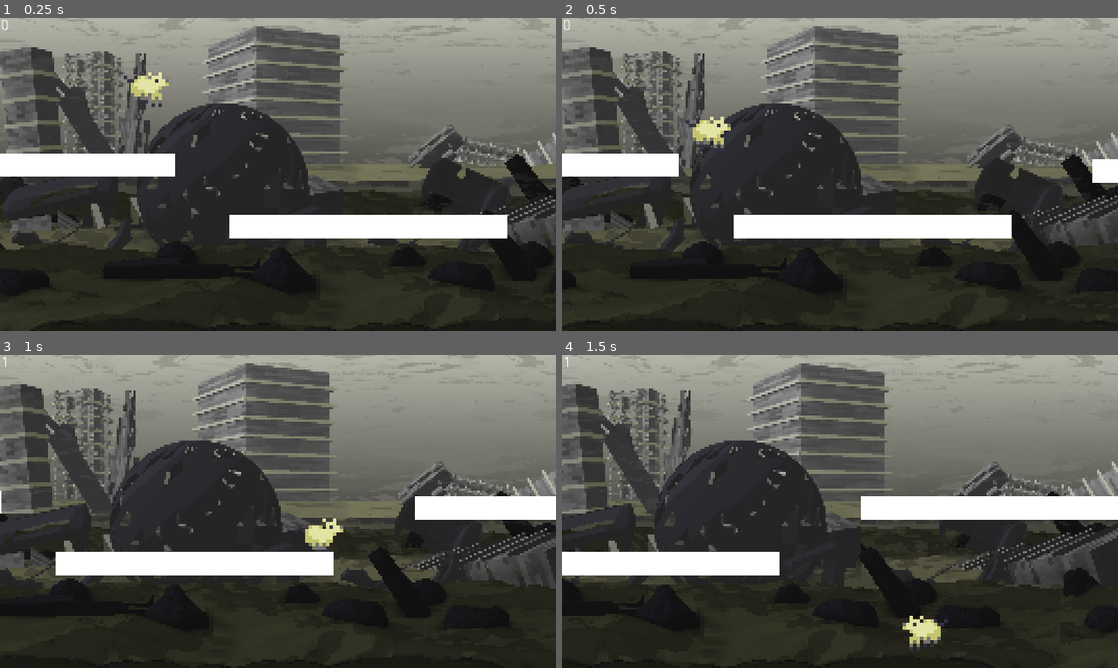
Above: before the commit, frames 1-4 (two rows, left to right).
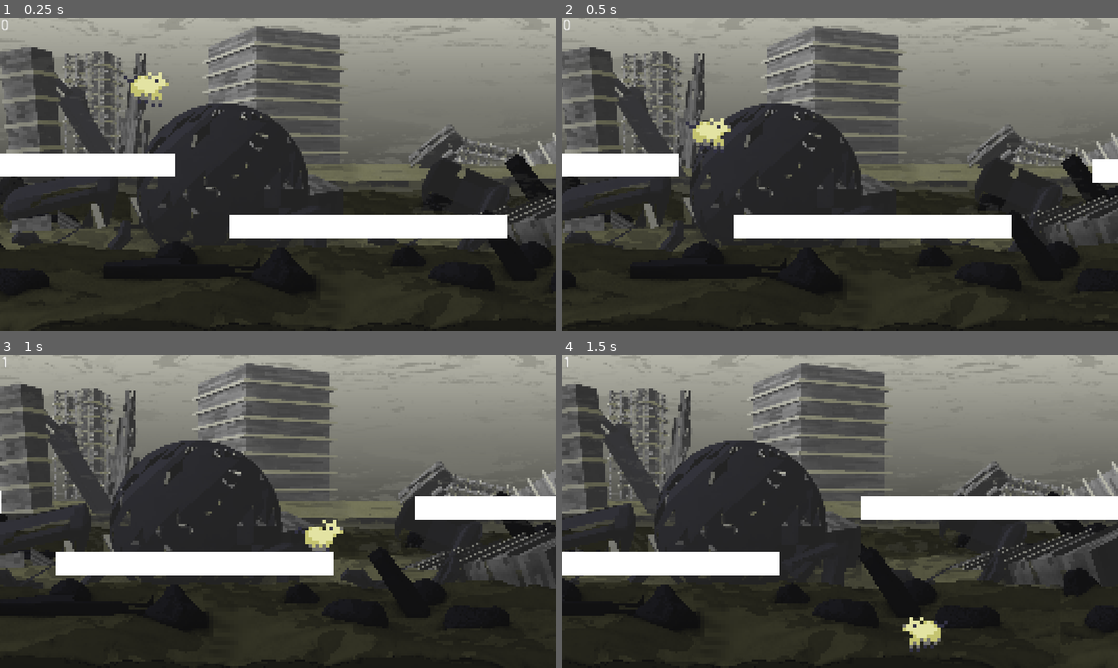
Above: after the commit, the same moments.

Repository: ginestopo/Endless-Runner
Game: Godot game, scene res://scenes/world/world.tscn
The game is run twice, just before and just after one commit, with the same random seed, the same clock (stepped at 60 frames per second) and the same inputs. This scene is started directly instead of the project's main scene.
Inputs:
- Up to frame 1 (0.25 s): no input
- Up to frame 2 (0.5 s): no input
- Up to frame 3 (1 s): hold D (right) from 0.53 s (still down)
- Up to frame 4 (1.5 s): release D (right) at 1.28 s; hold A (left) from 1.28 s (still down)

Frame 1 is identical in both runs. In frame 2, 0.1% of the frame differs, in the area x 22-31%, y 31-42%; in frame 3, 0.1%; in frame 4, 0.2%, in the area x 61-70%, y 83-95%.

Commit message:
Enemy animations added

Diff:
--- a/project.godot
+++ b/project.godot
@@ -29,6 +29,29 @@
 window/dpi/allow_hidpi=true
 window/stretch/mode="2d"
 window/stretch/aspect="keep"
+
+[importer_defaults]
+
+texture={
+"compress/bptc_ldr": 0,
+"compress/hdr_mode": 0,
+"compress/lossy_quality": 0.7,
+"compress/mode": 0,
+"compress/normal_map": 0,
+"detect_3d": true,
+"flags/anisotropic": false,
+"flags/filter": false,
+"flags/mipmaps": false,
+"flags/repeat": 0,
+"flags/srgb": 2,
+"process/HDR_as_SRGB": false,
+"process/fix_alpha_border": true,
+"process/invert_color": false,
+"process/premult_alpha": false,
+"size_limit": 0,
+"stream": false,
+"svg/scale": 1.0
+}
 
 [input]
 
--- /dev/null
+++ b/scenes/enemy/animation_test.tscn
@@ -0,0 +1,19 @@
+[gd_scene load_steps=4 format=2]
+
+[ext_resource path="res://scenes/enemy/enemy_1.tscn" type="PackedScene" id=1]
+[ext_resource path="res://scenes/enemy/enemy_3.tscn" type="PackedScene" id=2]
+[ext_resource path="res://scenes/enemy/enemy_2.tscn" type="PackedScene" id=3]
+
+[node name="Node2D" type="Node2D"]
+
+[node name="enemy_1" parent="." instance=ExtResource( 1 )]
+position = Vector2( 64, 64 )
+scale = Vector2( 4, 4 )
+
+[node name="enemy_2" parent="." instance=ExtResource( 3 )]
+position = Vector2( 192, 64 )
+scale = Vector2( 4, 4 )
+
+[node name="enemy_3" parent="." instance=ExtResource( 2 )]
+position = Vector2( 320, 64 )
+scale = Vector2( 4, 4 )
--- /dev/null
+++ b/scenes/enemy/enemy_1.tscn
@@ -0,0 +1,32 @@
+[gd_scene load_steps=3 format=2]
+
+[ext_resource path="res://resources/pixel art/enemy/enemy_1_sheet.png" type="Texture" id=1]
+
+[sub_resource type="Animation" id=1]
+resource_name = "idle"
+length = 0.8
+loop = true
+tracks/0/type = "value"
+tracks/0/path = NodePath("Sprite:frame")
+tracks/0/interp = 1
+tracks/0/loop_wrap = true
+tracks/0/imported = false
+tracks/0/enabled = true
+tracks/0/keys = {
+"times": PoolRealArray( 0, 0.1, 0.2, 0.3, 0.4, 0.5, 0.6, 0.7 ),
+"transitions": PoolRealArray( 1, 1, 1, 1, 1, 1, 1, 1 ),
+"update": 1,
+"values": [ 0, 1, 2, 3, 4, 5, 6, 7 ]
+}
+
+[node name="enemy_1" type="Node2D"]
+
+[node name="Sprite" type="Sprite" parent="."]
+texture = ExtResource( 1 )
+hframes = 8
+vframes = 8
+frame = 3
+
+[node name="AnimationPlayer" type="AnimationPlayer" parent="."]
+autoplay = "idle"
+anims/idle = SubResource( 1 )
--- /dev/null
+++ b/scenes/enemy/enemy_2.tscn
@@ -0,0 +1,32 @@
+[gd_scene load_steps=3 format=2]
+
+[ext_resource path="res://resources/pixel art/enemy/enemy_2_sheet.png" type="Texture" id=1]
+
+[sub_resource type="Animation" id=1]
+resource_name = "idle"
+length = 0.4
+loop = true
+tracks/0/type = "value"
+tracks/0/path = NodePath("Sprite:frame")
+tracks/0/interp = 1
+tracks/0/loop_wrap = true
+tracks/0/imported = false
+tracks/0/enabled = true
+tracks/0/keys = {
+"times": PoolRealArray( 0, 0.1, 0.2, 0.3 ),
+"transitions": PoolRealArray( 1, 1, 1, 1 ),
+"update": 1,
+"values": [ 0, 1, 2, 3 ]
+}
+
+[node name="enemy_2" type="Node2D"]
+
+[node name="Sprite" type="Sprite" parent="."]
+texture = ExtResource( 1 )
+hframes = 4
+vframes = 4
+frame = 3
+
+[node name="AnimationPlayer" type="AnimationPlayer" parent="."]
+autoplay = "idle"
+anims/idle = SubResource( 1 )
--- /dev/null
+++ b/scenes/enemy/enemy_3.tscn
@@ -0,0 +1,32 @@
+[gd_scene load_steps=3 format=2]
+
+[ext_resource path="res://resources/pixel art/enemy/enemy_3_sheet.png" type="Texture" id=1]
+
+[sub_resource type="Animation" id=1]
+resource_name = "idle"
+length = 0.3
+loop = true
+tracks/0/type = "value"
+tracks/0/path = NodePath("Sprite:frame")
+tracks/0/interp = 1
+tracks/0/loop_wrap = true
+tracks/0/imported = false
+tracks/0/enabled = true
+tracks/0/keys = {
+"times": PoolRealArray( 0, 0.1, 0.2 ),
+"transitions": PoolRealArray( 1, 1, 1 ),
+"update": 1,
+"values": [ 0, 1, 2 ]
+}
+
+[node name="enemy_3" type="Node2D"]
+
+[node name="Sprite" type="Sprite" parent="."]
+texture = ExtResource( 1 )
+hframes = 4
+vframes = 4
+frame = 2
+
+[node name="AnimationPlayer" type="AnimationPlayer" parent="."]
+autoplay = "idle"
+anims/idle = SubResource( 1 )
--- a/scenes/player/dog.tscn
+++ b/scenes/player/dog.tscn
@@ -4,7 +4,7 @@
 [ext_resource path="res://scenes/player/dog.gd" type="Script" id=2]
 
 [sub_resource type="CapsuleShape2D" id=1]
-radius = 3.66667
+radius = 3.33333
 height = 3.33333
 
 [sub_resource type="Animation" id=2]
Binary file added: resources/pixel art/enemy/enemy_1_sheet.png
Not shown, added: resources/pixel art/enemy/enemy_1_sheet.png.import
Binary file added: resources/pixel art/enemy/enemy_2_sheet.png
Not shown, added: resources/pixel art/enemy/enemy_2_sheet.png.import
Binary file added: resources/pixel art/enemy/enemy_3_sheet.png
Not shown, added: resources/pixel art/enemy/enemy_3_sheet.png.import
